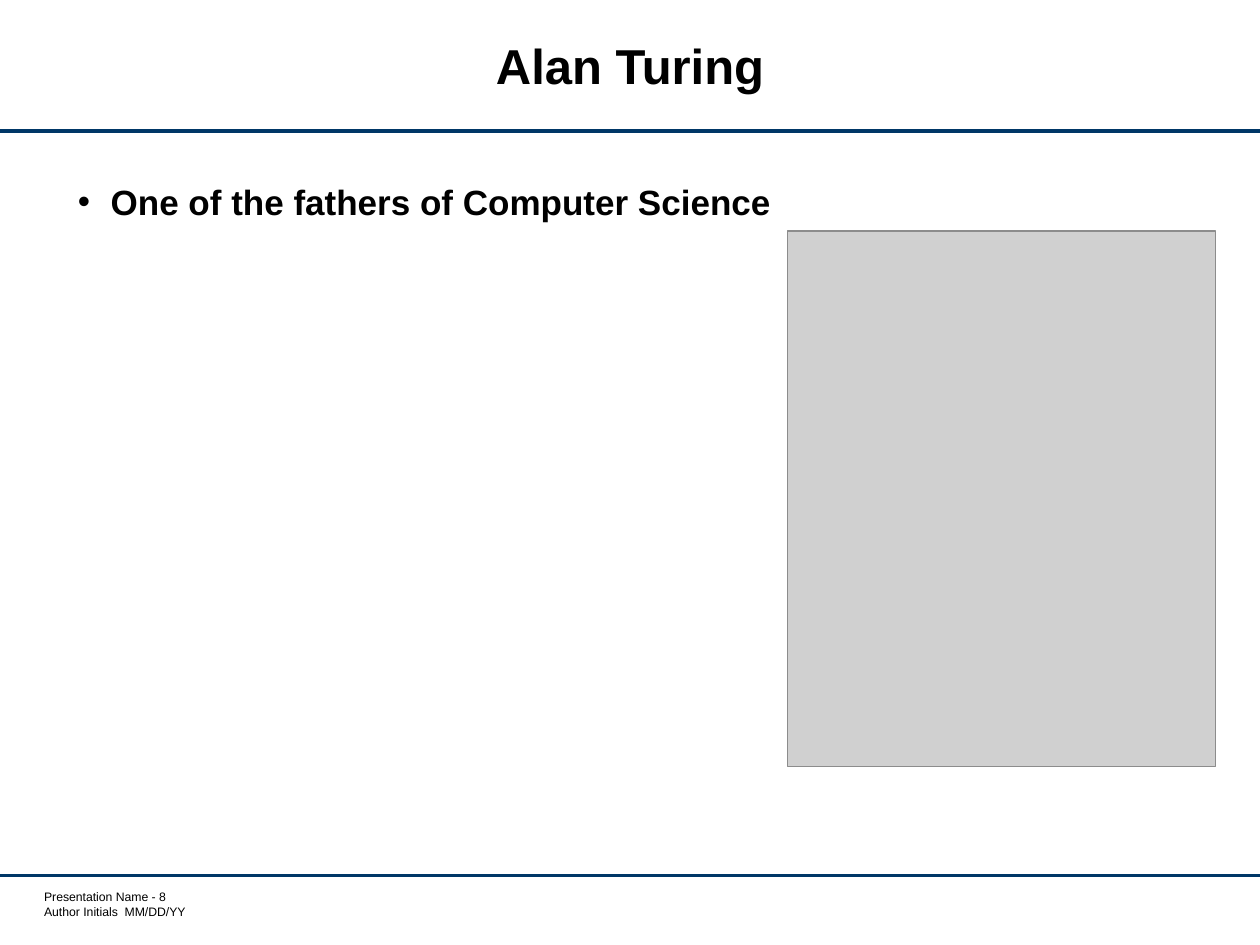
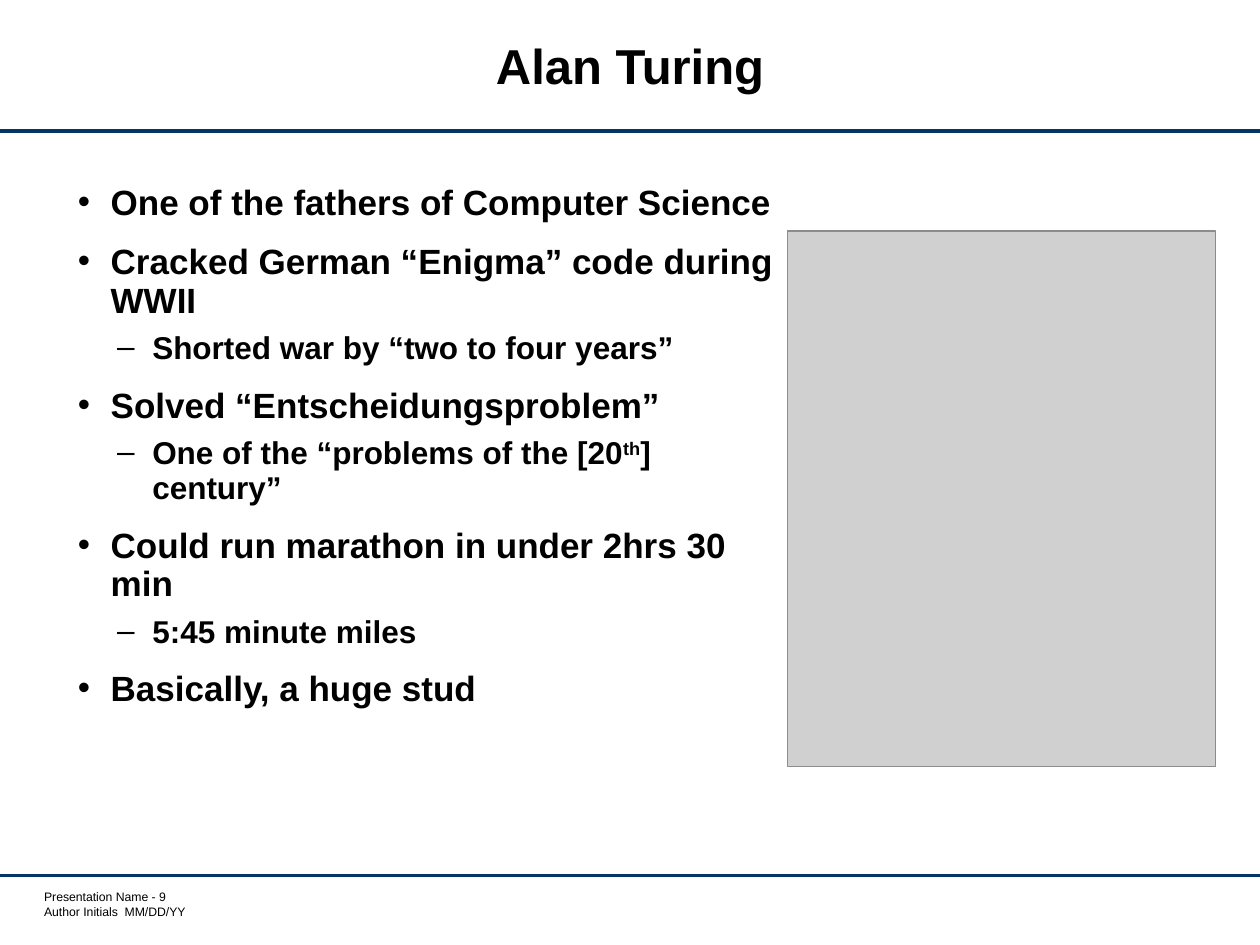
Before and after one commit to mit-ll/TuringMachine, a slide deck: slide 9 of resources/intro/day1.pptx (slide 8 before the commit). Drawn at 1260x945 pixels with LibreOffice and Linux fonts; fonts in the diff are those of the drawing; grey boxes stand for pictures; background and template pictures are left out. Boxes give left, top, right and bottom in pixels: in the first picture for what was removed or moved away, otherwise in the second. Text is boxed around its words. In the diff, an @@ line names an element or a change of style, - is before the commit and + after.

```diff
--- a/resources/intro/day1.pptx
+++ b/resources/intro/day1.pptx
@@ text at (x1=111, y1=248, x2=773, y2=708): paragraphs added @@
+• Cracked German “Enigma” code during WWII
+  – Shorted war by “two to four years”
+• Solved “Entscheidungsproblem”
+  – One of the “problems of the [20th] century”
+• Could run marathon in under 2hrs 30 min
+  – 5:45 minute miles
+• Basically, a huge stud
```
Also in this commit, not shown: 1 other slide changed, 4 slides added.
